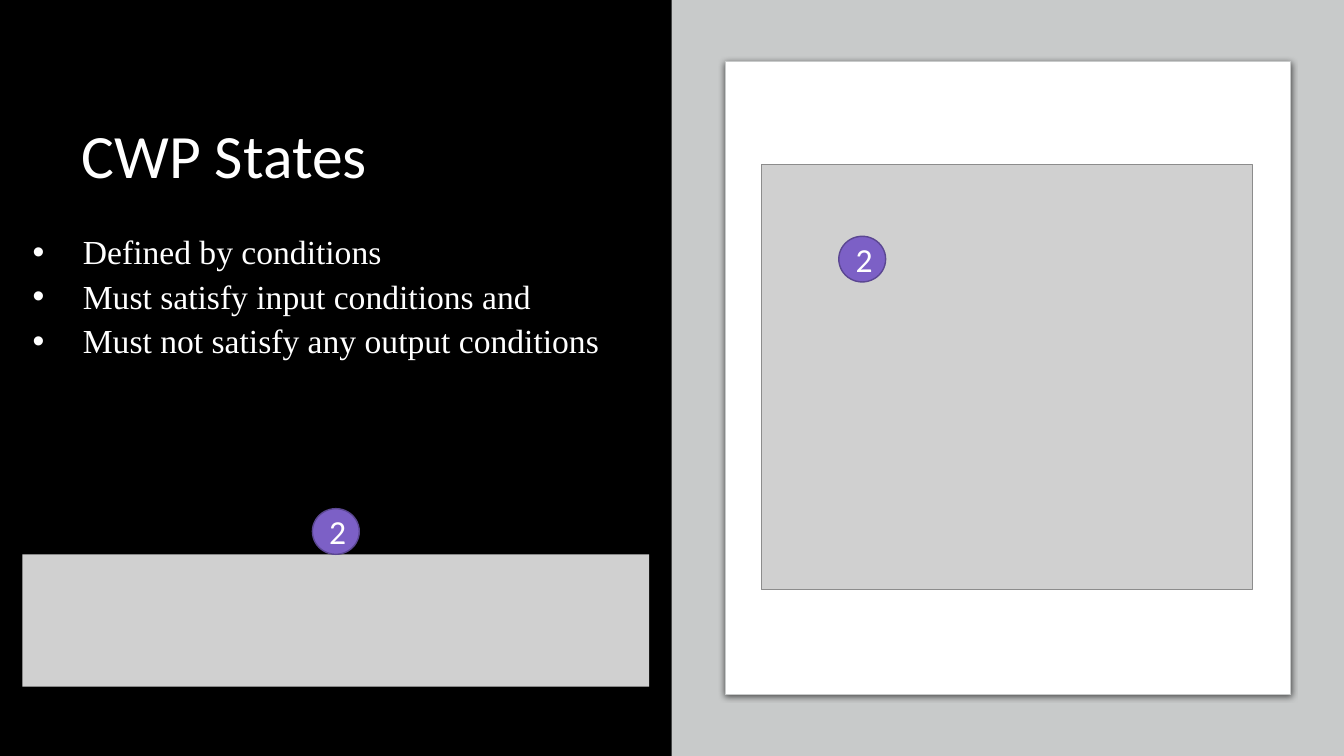
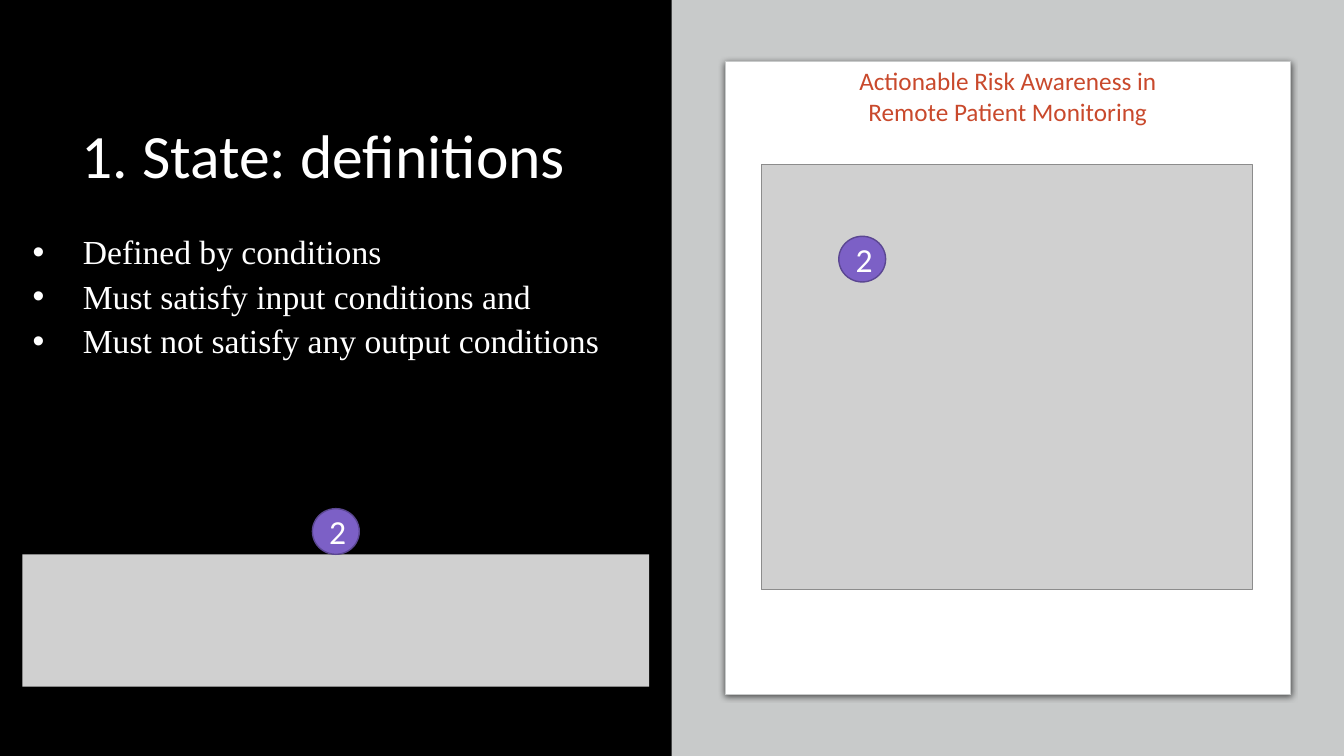
Before and after one commit to ericmercer/SPIN-bpmn-cwp-verification-paper, a slide deck: slide 10 of presentation/syscon-2022.pptx. Drawn at 1344x756 pixels with LibreOffice and Linux fonts; fonts in the diff are those of the drawing; grey boxes stand for pictures. Boxes give left, top, right and bottom in pixels: in the first picture for what was removed or moved away, otherwise in the second. Text is boxed around its words. In the diff, an @@ line names an element or a change of style, - is before the commit and + after.

```diff
--- a/presentation/syscon-2022.pptx
+++ b/presentation/syscon-2022.pptx
@@ text added at bbox=[859, 72, 1156, 126], 18 pt, text #C9492C @@
+Actionable Risk Awareness in Remote Patient Monitoring
@@ title at bbox=[82, 135, 565, 179]: text changed @@
-CWP States
+1. State: definitions
```
Also in this commit, not shown: 17 other slides changed.
